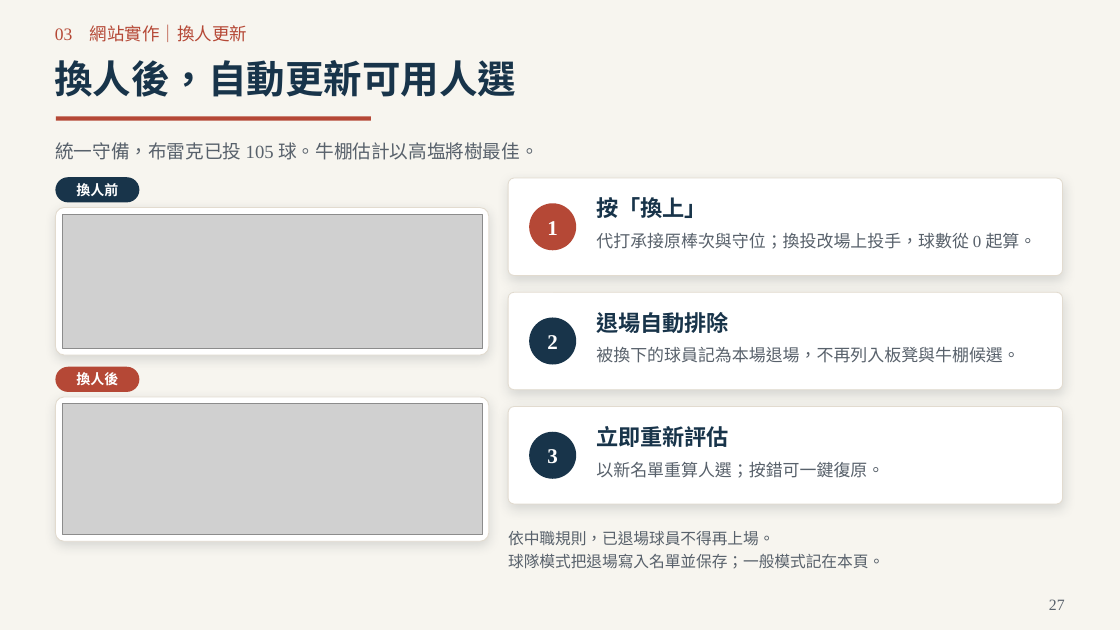
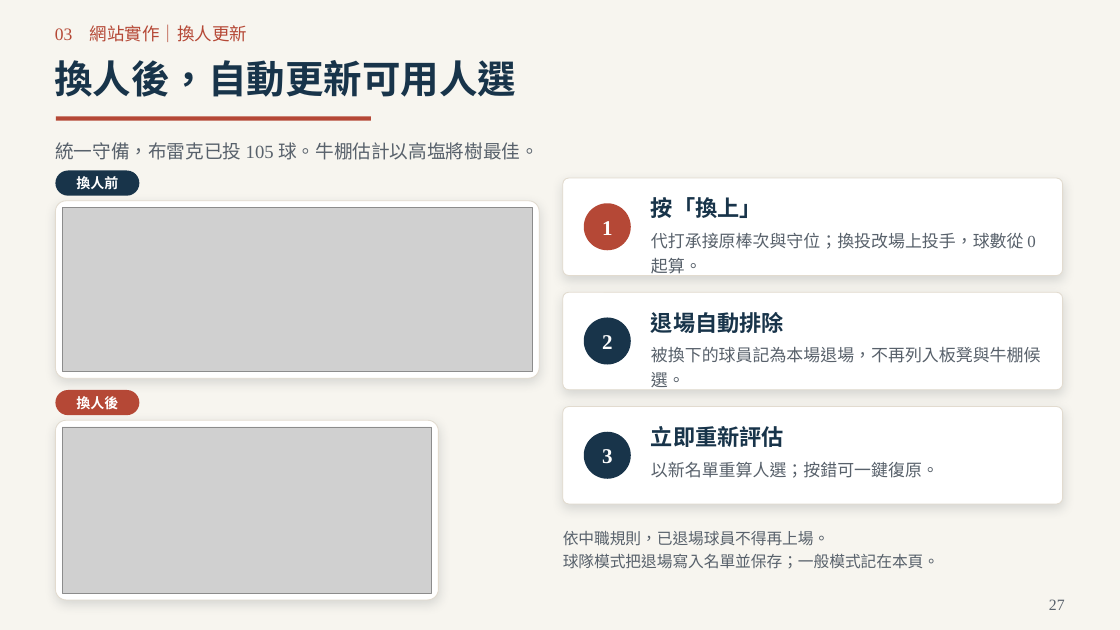
Before and after one commit to Da-Xiong-Chen/baseball_project, a slide deck: slide 27 of presentations/competition-2026/sync-20261115/一球兩面_臨場用人決策_2026球季版_38頁.pptx. Drawn at 1120x630 pixels with LibreOffice and Linux fonts; fonts in the diff are those of the drawing; grey boxes stand for pictures. Boxes give left, top, right and bottom in pixels: in the first picture for what was removed or moved away, otherwise in the second. Text is boxed around its words. In the diff, an @@ line names an element or a change of style, - is before the commit and + after.

```diff
--- a/presentations/competition-2026/sync-20261115/一球兩面_臨場用人決策_2026球季版_38頁.pptx
+++ b/presentations/competition-2026/sync-20261115/一球兩面_臨場用人決策_2026球季版_38頁.pptx
@@ rounded rectangle "換人前": place and size @@
-rounded rectangle "換人前" at [55, 177, 139, 202]
+rounded rectangle "換人前" at [55, 171, 139, 196]
@@ rounded rectangle: place and size @@
-rounded rectangle at [508, 178, 1063, 276]
+rounded rectangle at [563, 178, 1063, 276]
@@ rounded rectangle: place and size @@
-rounded rectangle at [55, 208, 489, 355]
+rounded rectangle at [55, 201, 539, 378]
@@ picture: place and size @@
-picture at [62, 214, 482, 349]
+picture at [62, 208, 533, 371]
@@ text "按「換上」": place and size @@
-text "按「換上」" at [596, 197, 707, 218]
+text "按「換上」" at [651, 197, 762, 218]
@@ text "代打承接原棒次與守位；換投改場上投手，球數從 0 起算。" rewrapped from [596, 233, 1037, 249] to [651, 233, 1035, 276] @@
@@ rounded rectangle: place and size @@
-rounded rectangle at [508, 292, 1063, 390]
+rounded rectangle at [563, 292, 1063, 390]
@@ text "退場自動排除": place and size @@
-text "退場自動排除" at [596, 312, 729, 333]
+text "退場自動排除" at [651, 312, 784, 333]
@@ text "被換下的球員記為本場退場，不再列入板凳與牛棚候選。" rewrapped from [596, 347, 1019, 363] to [651, 347, 1041, 391] @@
@@ rounded rectangle "換人後": place and size @@
-rounded rectangle "換人後" at [55, 367, 139, 392]
+rounded rectangle "換人後" at [55, 390, 139, 415]
@@ rounded rectangle: place and size @@
-rounded rectangle at [508, 407, 1063, 504]
+rounded rectangle at [563, 407, 1063, 504]
@@ text "立即重新評估": place and size @@
-text "立即重新評估" at [596, 426, 729, 447]
+text "立即重新評估" at [651, 426, 784, 447]
@@ rounded rectangle: place and size @@
-rounded rectangle at [55, 397, 489, 542]
+rounded rectangle at [55, 420, 439, 600]
@@ picture: place and size @@
-picture at [62, 404, 482, 535]
+picture at [62, 427, 432, 593]
@@ 3 ellipses: place and size @@
-3 ellipses at [529, 203, 576, 479]
+3 ellipses at [584, 203, 631, 479]
@@ text "以新名單重算人選；按錯可一鍵復原。": place and size @@
-text "以新名單重算人選；按錯可一鍵復原。" at [596, 462, 884, 478]
+text "以新名單重算人選；按錯可一鍵復原。" at [651, 462, 939, 478]
@@ text "依中職規則，已退場球員不得再上場。": place and size @@
-text "依中職規則，已退場球員不得再上場。" at [508, 531, 884, 569]
+text "依中職規則，已退場球員不得再上場。" at [563, 531, 939, 569]
```
Also in this commit, not shown: 11 other slides changed, 2 other files.
